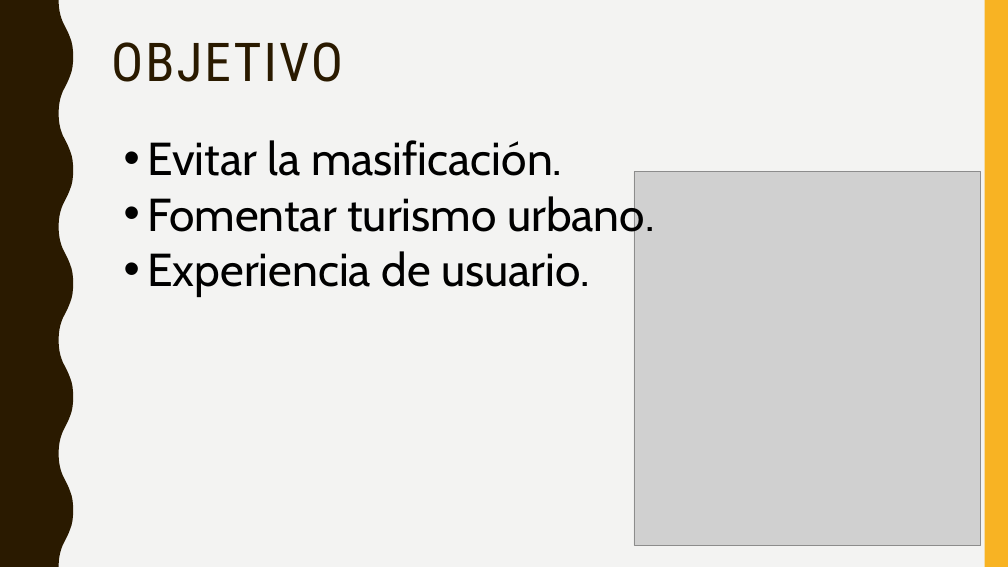
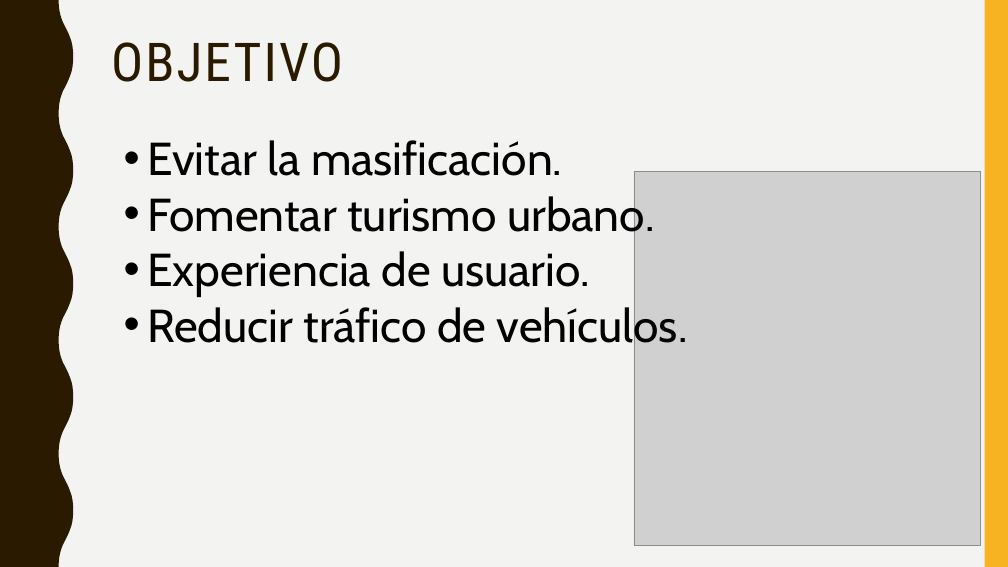
Before and after one commit to Zavierazo/hackatrips-hotelbeds, a slide deck: slide 3 of presentacion.pptx. Drawn at 1008x567 pixels with LibreOffice and Linux fonts; fonts in the diff are those of the drawing; grey boxes stand for pictures. Boxes give left, top, right and bottom in pixels: in the first picture for what was removed or moved away, otherwise in the second. Text is boxed around its words. In the diff, an @@ line names an element or a change of style, - is before the commit and + after.

Commit message:
Presentacion

```diff
--- a/presentacion.pptx
+++ b/presentacion.pptx
@@ text at (147,303,688,353): paragraph added @@
+• Reducir tráfico de vehículos.
```
Also in this commit, not shown: 1 other slide changed, 2 slides added.
